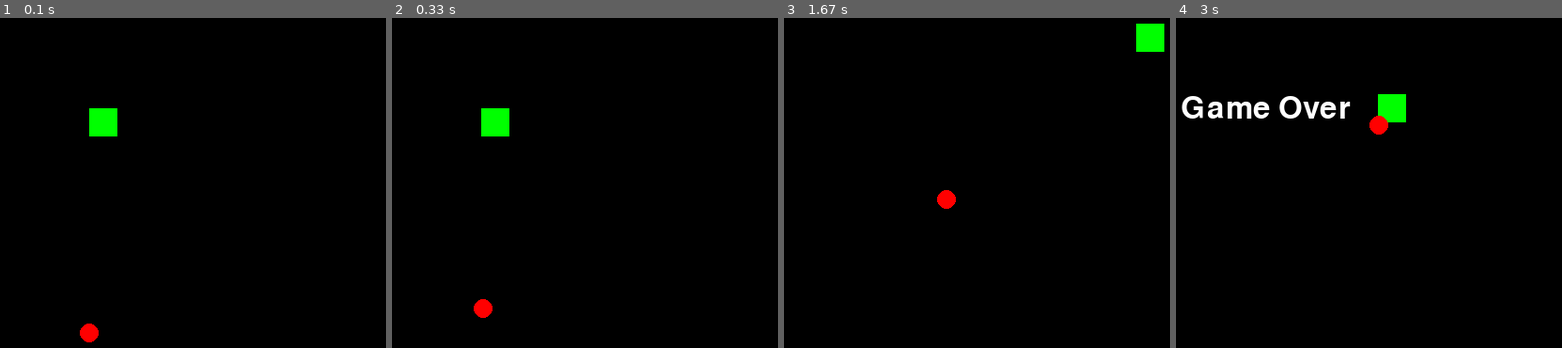
Above: before the commit, frames 1-4 (left to right).
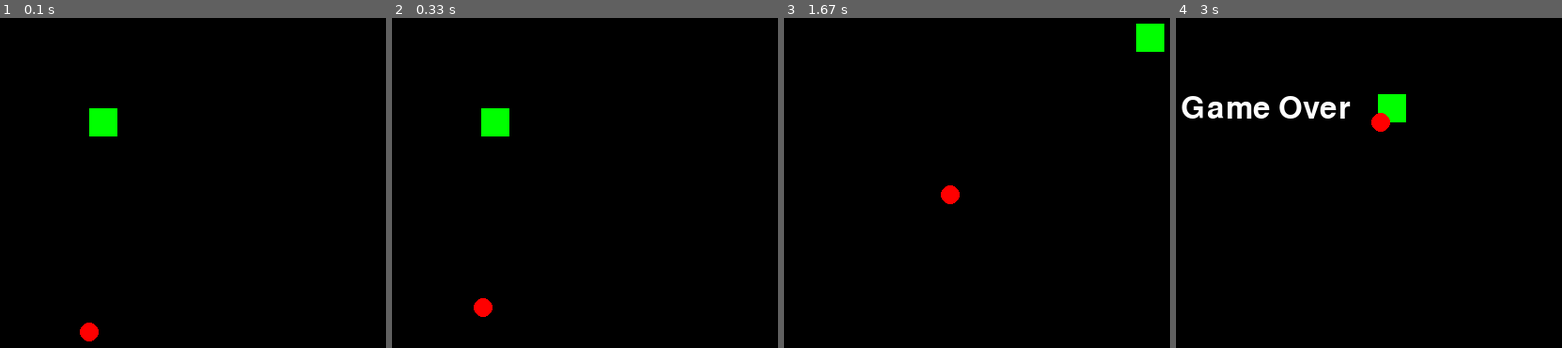
Above: after the commit, the same moments.

Repository: olibark/PythonPrograms
Game: pygame game, started from CODEX/homing_game/main.py
The game is run twice, just before and just after one commit, with the same random seed, the same clock (stepped at 60 frames per second) and the same inputs.
Inputs:
- Up to frame 1 (0.1 s): no input
- Up to frame 2 (0.33 s): no input
- Up to frame 3 (1.67 s): hold Right 0.33-0.8 s; hold Up 0.83-1.13 s; hold Right 1.17-1.63 s
- Up to frame 4 (3 s): hold Left 1.67-2.2 s; hold Down 2.23-2.53 s

The runs differ from the first frame. In frame 1, less than 0.1% of the frame differs, in the area x 20-26%, y 92-99%; in frame 2, less than 0.1%; in frame 3, 0.2%, in the area x 39-46%, y 50-58%; in frame 4, 0.1%.

Commit message:
chnaged to add explosions of missiles

Diff:
--- a/CODEX/homing_game/main.py
+++ b/CODEX/homing_game/main.py
@@ -2,6 +2,7 @@
 import math
 import time
 import random
+
 # Initialize pygame
 pygame.init()
 
@@ -16,6 +17,7 @@
 WHITE = (255, 255, 255)
 RED = (255, 0, 0)
 GREEN = (0, 255, 0)
+ORANGE = (255, 128, 0)
 
 # Player settings
 PLAYER_SIZE = 30
@@ -24,7 +26,14 @@
 
 MISSILE_SIZE = 10
 MISSILE_SPEED = random.uniform(1, 3)  # Random speed for missiles
-missiles = [pygame.Vector2(WIDTH // 2, HEIGHT - 50)]  # Start with one missile
+MISSILE_LIFETIME = 15  # seconds
+EXPLOSION_RADIUS = 60  # pixels
+
+# Store each missile as a dict with position and spawn_time
+missiles = [{
+    "pos": pygame.Vector2(WIDTH // 2, HEIGHT - 50),
+    "spawn_time": time.time()
+}]
 
 # Game state
 running = True
@@ -37,6 +46,9 @@
 
 def draw_missile(pos):
     pygame.draw.circle(screen, RED, (int(pos.x), int(pos.y)), MISSILE_SIZE)
+
+def draw_explosion(pos):
+    pygame.draw.circle(screen, ORANGE, (int(pos.x), int(pos.y)), EXPLOSION_RADIUS, 4)
 
 while running:
     for event in pygame.event.get():
@@ -60,27 +72,43 @@
     # Add a new missile every 10 seconds
     current_time = time.time()
     if current_time >= next_missile_time:
-        missiles.append(pygame.Vector2(WIDTH // 2, HEIGHT - 50))
+        missiles.append({
+            "pos": pygame.Vector2(WIDTH // 2, HEIGHT - 50),
+            "spawn_time": current_time
+        })
         next_missile_time += 10
-
-    # Homing missile movement for all missiles
-    for missile_pos in missiles:
-        direction = player_pos + pygame.Vector2(PLAYER_SIZE / 2, PLAYER_SIZE / 2) - missile_pos
-        if direction.length() != 0:
-            direction = direction.normalize() * random.uniform(MISSILE_SPEED, MISSILE_SPEED * 1.5)  # Randomize speed slightly
-        missile_pos += direction
 
     screen.fill(BLACK)
     draw_player(player_pos)
-    for missile_pos in missiles:
-        draw_missile(missile_pos)
 
-    # Collision detection for all missiles
+    # Missile movement and explosion logic
     hit = False
-    for missile_pos in missiles:
-        if missile_pos.distance_to(player_pos + pygame.Vector2(PLAYER_SIZE / 2, PLAYER_SIZE / 2)) < PLAYER_SIZE / 2 + MISSILE_SIZE:
-            hit = True
-            break
+    player_center = player_pos + pygame.Vector2(PLAYER_SIZE / 2, PLAYER_SIZE / 2)
+    exploded_missiles = []
+
+    for missile in missiles:
+        missile_age = current_time - missile["spawn_time"]
+        if missile_age >= MISSILE_LIFETIME:
+            # Draw explosion
+            draw_explosion(missile["pos"])
+            # Check if player is in explosion radius
+            if missile["pos"].distance_to(player_center) < EXPLOSION_RADIUS:
+                hit = True
+            exploded_missiles.append(missile)
+        else:
+            # Move missile
+            direction = player_center - missile["pos"]
+            if direction.length() != 0:
+                direction = direction.normalize() * random.uniform(MISSILE_SPEED, MISSILE_SPEED * 1.5)
+            missile["pos"] += direction
+            draw_missile(missile["pos"])
+            # Direct collision with missile
+            if missile["pos"].distance_to(player_center) < PLAYER_SIZE / 2 + MISSILE_SIZE:
+                hit = True
+
+    # Remove exploded missiles
+    for missile in exploded_missiles:
+        missiles.remove(missile)
 
     if hit:
         text = font.render("Game Over", True, WHITE)
